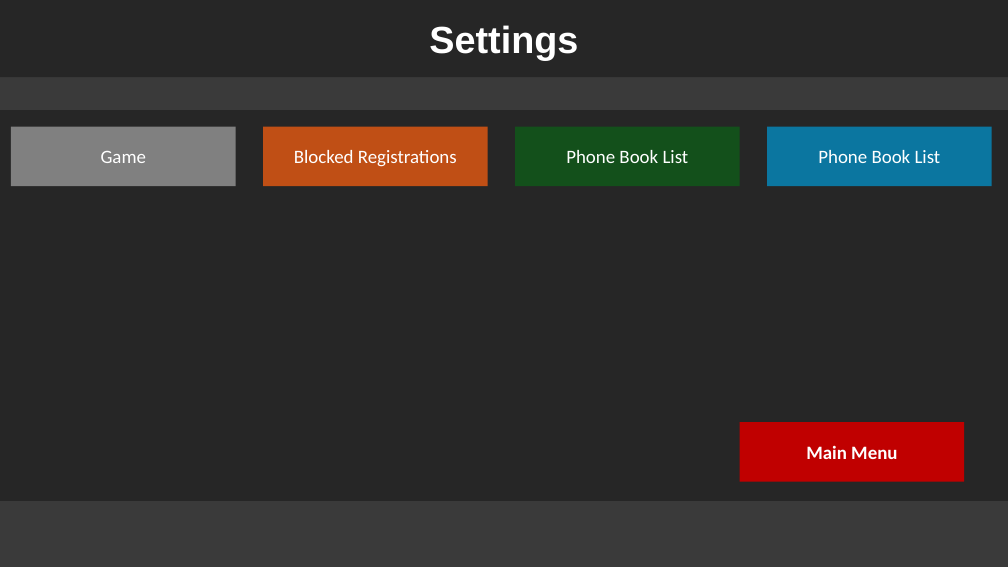
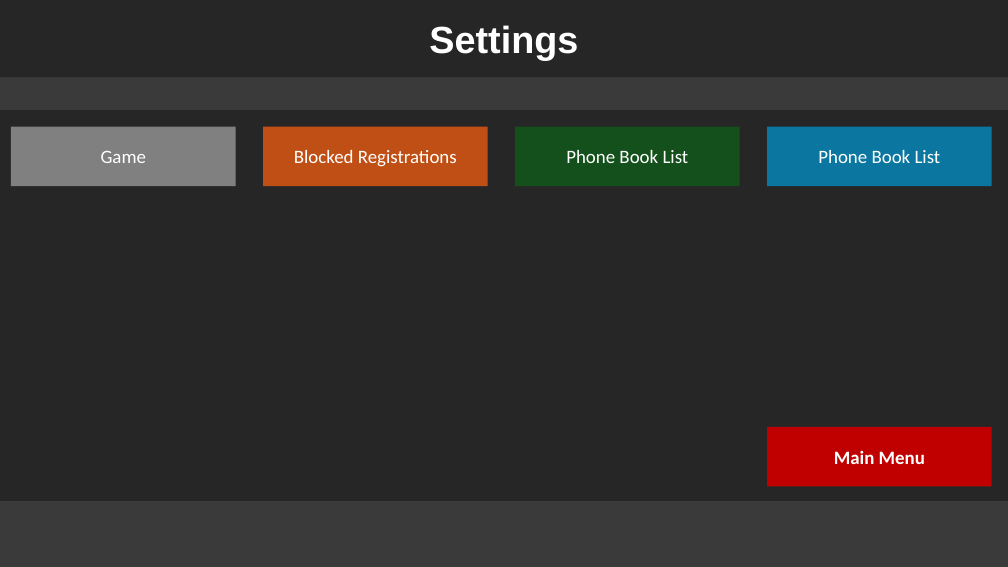
Before and after one commit to SilverDevelopment/GSMR-Project, a slide deck: slide 2 of Software/Mockups/mockup creator.pptx. Drawn at 1008x567 pixels with LibreOffice and Linux fonts; fonts in the diff are those of the drawing. Boxes give left, top, right and bottom in pixels: in the first picture for what was removed or moved away, otherwise in the second. Text is boxed around its words. In the diff, an @@ line names an element or a change of style, - is before the commit and + after.

```diff
--- a/Software/Mockups/mockup creator.pptx
+++ b/Software/Mockups/mockup creator.pptx
@@ rectangle "Main Menu": place and size @@
-rectangle "Main Menu" at [740, 422, 964, 482]
+rectangle "Main Menu" at [768, 427, 992, 487]
```
Also in this commit, not shown: 1 other slide changed.
